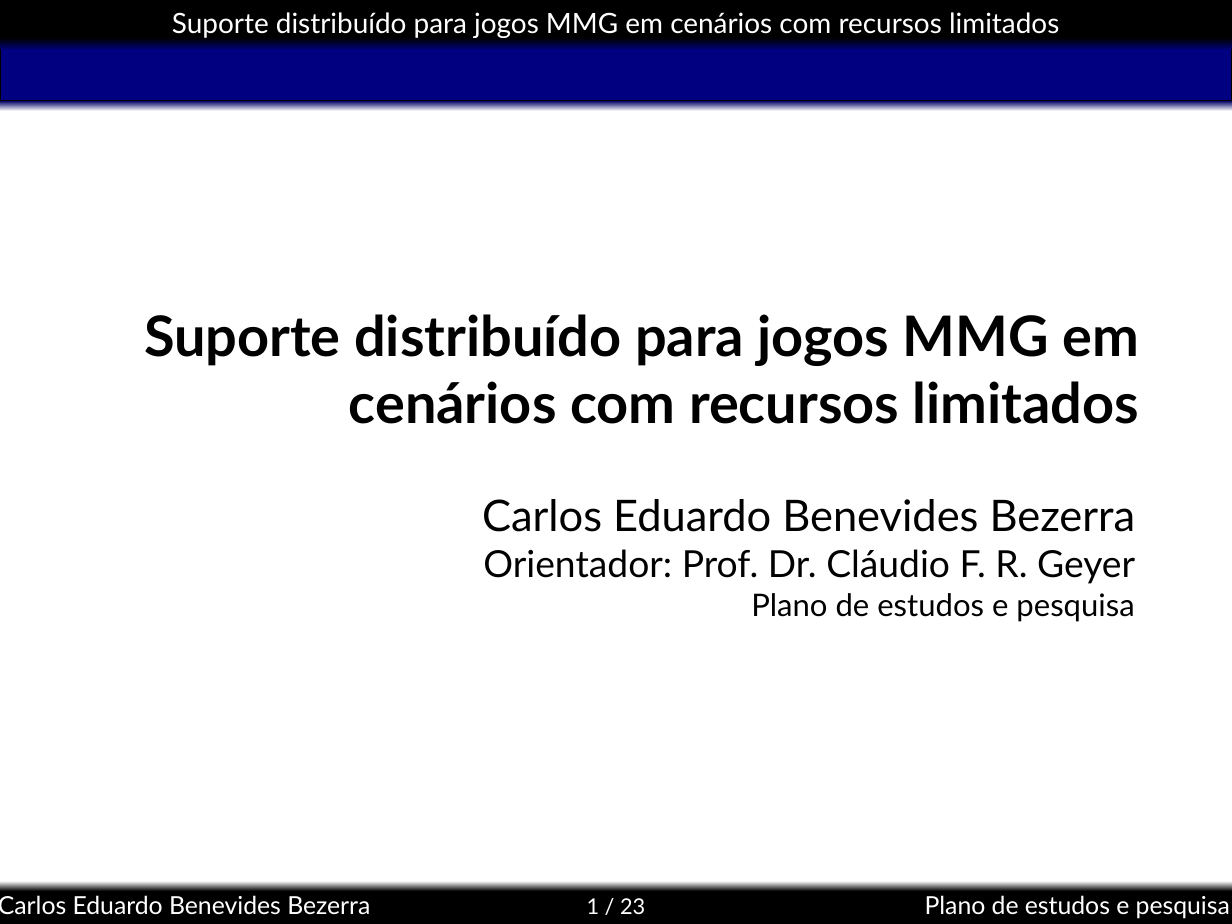
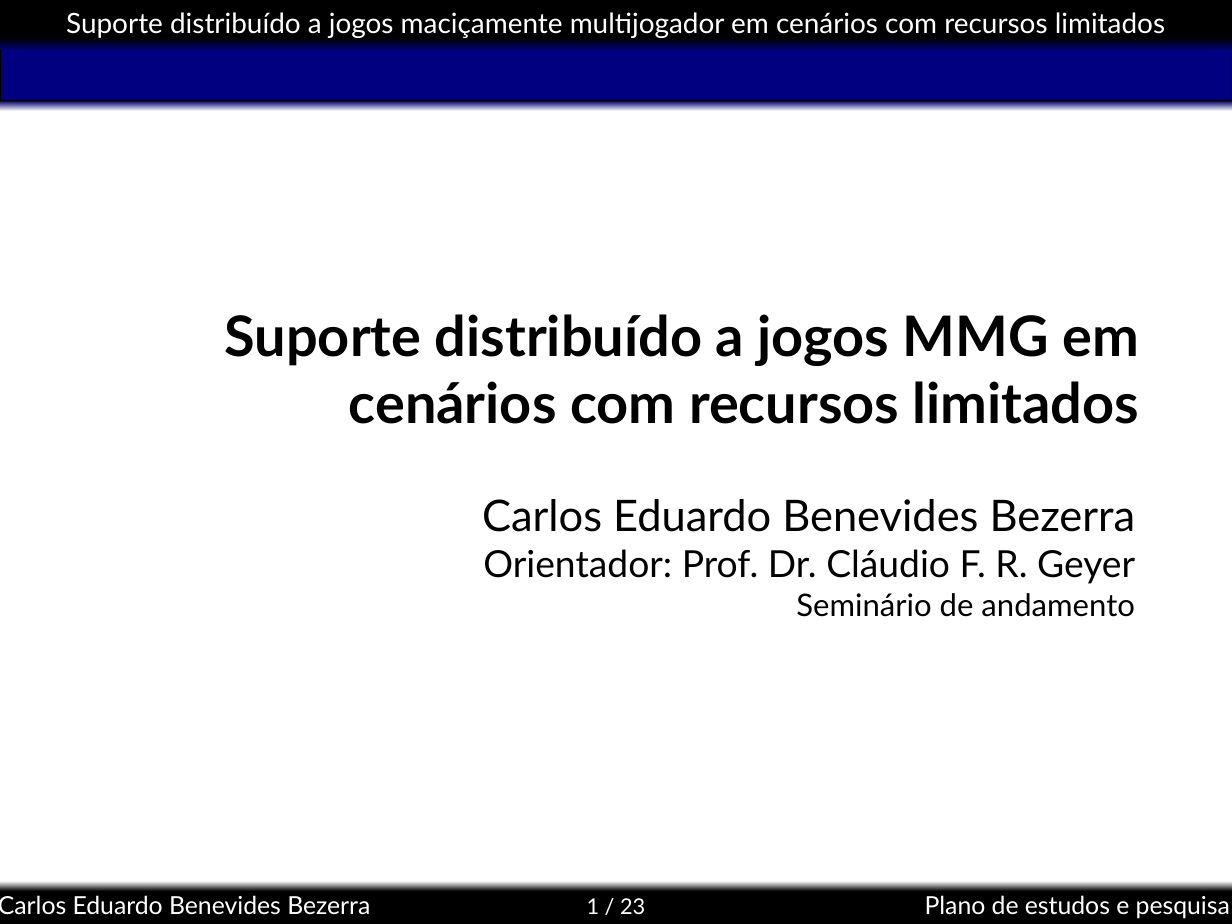
Before and after one commit to kdubezerra/kdubezerra, a slide deck: slide 1 of textos/semac/Semac_Defesa.ppt. Drawn at 1232x924 pixels with LibreOffice and Linux fonts; fonts in the diff are those of the drawing; background and template pictures are left out. Boxes give left, top, right and bottom in pixels: in the first picture for what was removed or moved away, otherwise in the second. Text is boxed around its words. In the diff, an @@ line names an element or a change of style, - is before the commit and + after.

```diff
--- a/textos/semac/Semac_Defesa.ppt
+++ b/textos/semac/Semac_Defesa.ppt
@@ text in rectangle at (x1=66, y1=12, x2=1165, y2=38): text changed @@
-Suporte distribuído para jogos MMG em cenários com recursos limitados
+Suporte distribuído a jogos maciçamente multijogador em cenários com recursos limitados
@@ title at (x1=225, y1=314, x2=1140, y2=424): text changed @@
-Suporte distribuído para jogos MMG em cenários com recursos limitados
+Suporte distribuído a jogos MMG em cenários com recursos limitados
@@ subtitle at (x1=796, y1=593, x2=1134, y2=617): text changed @@
-Plano de estudos e pesquisa
+Seminário de andamento
```
Also in this commit, not shown: 11 other slides changed, 11 slides removed.
